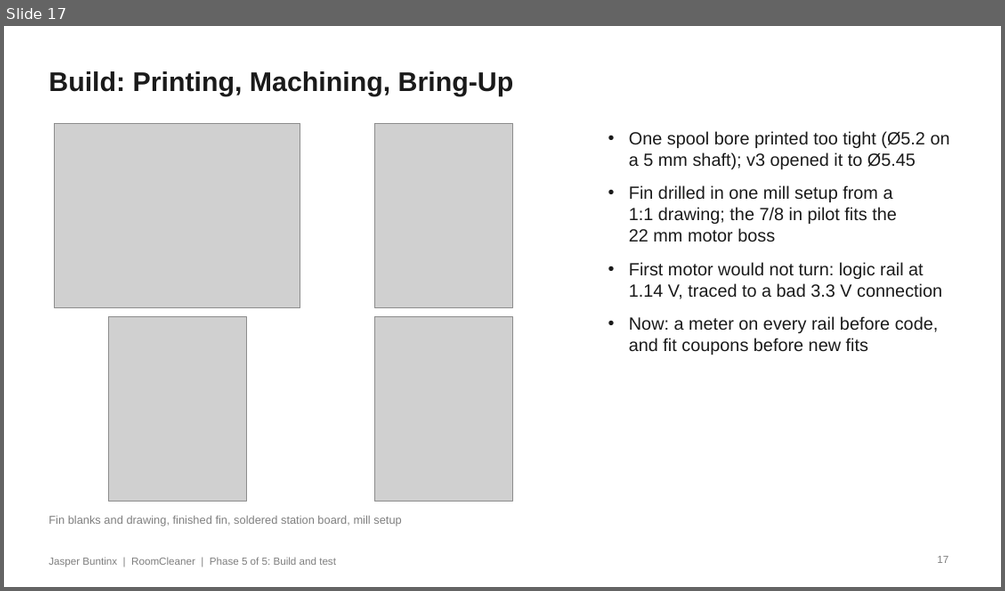
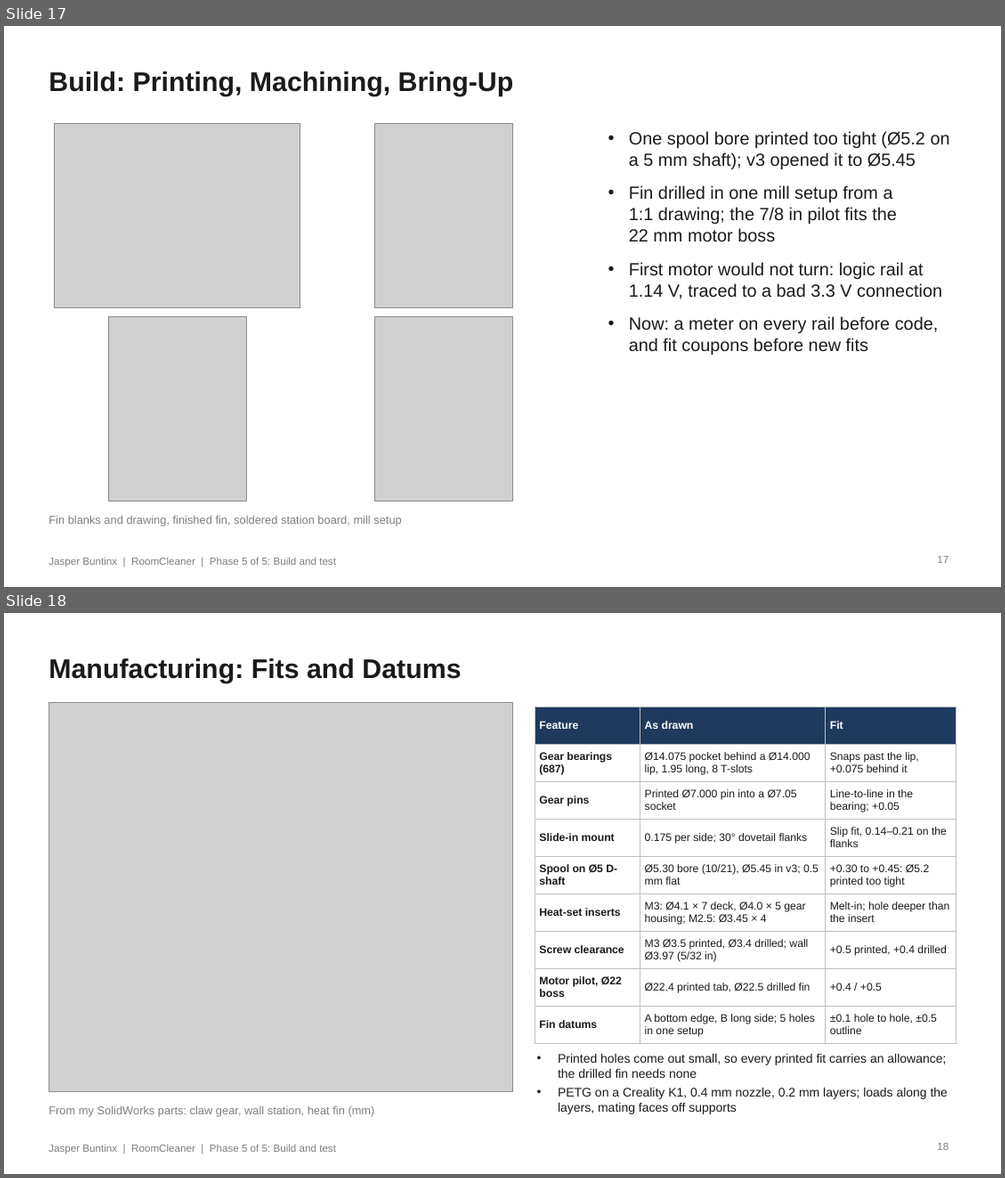
Before and after one commit to Jaspario1199/RoomCleaner, a slide deck: docs/presentation/deck_v8/RoomCleaner_Buntinx_Oct27_v8.pptx. Shown one above the other, each under a label of ours: slide 17 before the commit, slides 17 and 18 after it. The pictures are 1005x591 and 1005x1178 pixels, drawn with LibreOffice and Linux fonts; fonts in the diff are those of the drawing; grey boxes stand for pictures. Boxes give left, top, right and bottom in pixels: in the first picture for what was removed or moved away, otherwise in the second. Text is boxed around its words. In the diff, an @@ line names an element or a change of style, - is before the commit and + after.

```diff
--- a/docs/presentation/deck_v8/RoomCleaner_Buntinx_Oct27_v8.pptx
+++ b/docs/presentation/deck_v8/RoomCleaner_Buntinx_Oct27_v8.pptx
@@ slide 18 added at bbox=[4, 613, 1001, 1174], background #FFFFFF @@
@@ text added at bbox=[48, 658, 461, 683], 26 pt, text #1A1A1A, bold @@
+Manufacturing: Fits and Datums
@@ picture added at bbox=[48, 703, 512, 1091] @@
@@ table added at bbox=[535, 706, 956, 1040], 9 rows, 3 columns @@
+Feature | As drawn | Fit
+Gear bearings (687) | Ø14.075 pocket behind a Ø14.000 lip, 1.95 long, 8 T-slots | Snaps past the lip, +0.075 behind it
+Gear pins | Printed Ø7.000 pin into a Ø7.05 socket | Line-to-line in the bearing; +0.05
+Slide-in mount | 0.175 per side; 30° dovetail flanks | Slip fit, 0.14–0.21 on the flanks
+Spool on Ø5 D-shaft | Ø5.30 bore (10/21), Ø5.45 in v3; 0.5 mm flat | +0.30 to +0.45: Ø5.2 printed too tight
+Heat-set inserts | M3: Ø4.1 × 7 deck, Ø4.0 × 5 gear housing; M2.5: Ø3.45 × 4 | Melt-in; hole deeper than the insert
+Screw clearance | M3 Ø3.5 printed, Ø3.4 drilled; wall Ø3.97 (5/32 in) | +0.5 printed, +0.4 drilled
+Motor pilot, Ø22 boss | Ø22.4 printed tab, Ø22.5 drilled fin | +0.4 / +0.5
+Fin datums | A bottom edge, B long side; 5 holes in one setup | ±0.1 hole to hole, ±0.5 outline
@@ text added at bbox=[558, 1054, 947, 1114], 12 pt, text #1A1A1A @@
+• Printed holes come out small, so every printed fit carries an allowance; the drilled fin needs none
+• PETG on a Creality K1, 0.4 mm nozzle, 0.2 mm layers; loads along the layers, mating faces off supports
@@ text added at bbox=[48, 1106, 375, 1117], 11 pt, text #7F7F7F @@
+From my SolidWorks parts: claw gear, wall station, heat fin (mm)
@@ text added at bbox=[48, 1143, 336, 1154], 10 pt, text #7F7F7F @@
+Jasper Buntinx | RoomCleaner | Phase 5 of 5: Build and test
@@ page number added at bbox=[937, 1143, 948, 1150], 10 pt, text #7F7F7F @@
+18
```
Also in this commit, not shown: 3 slides changed, 14 other files.
